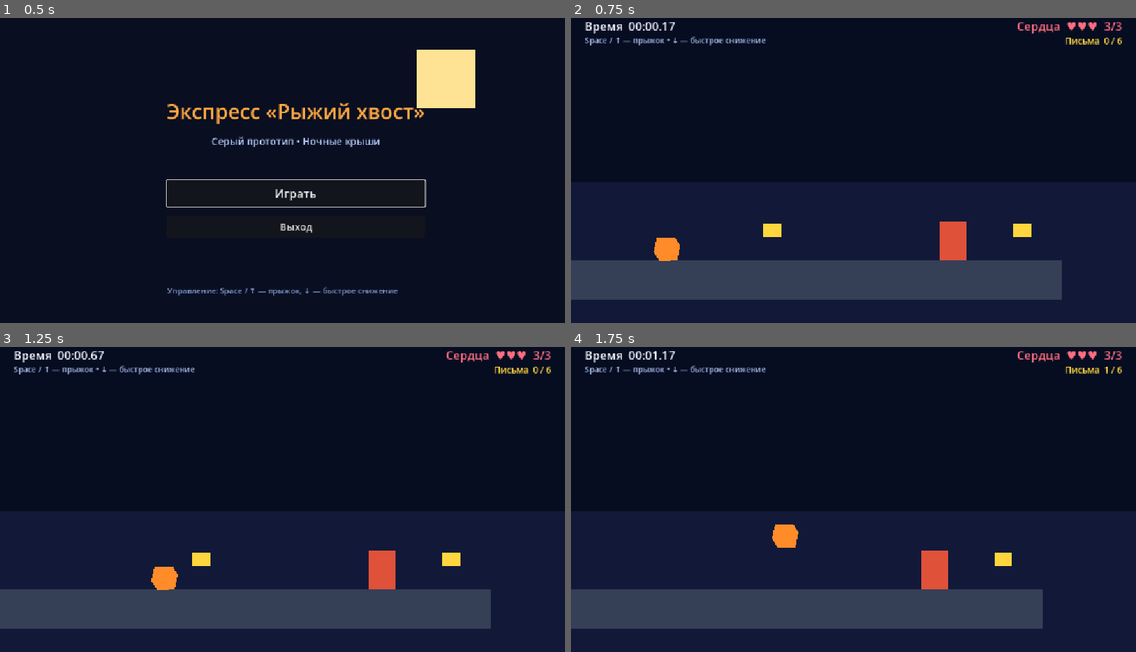
Above: before the commit, frames 1-4 (two rows, left to right).
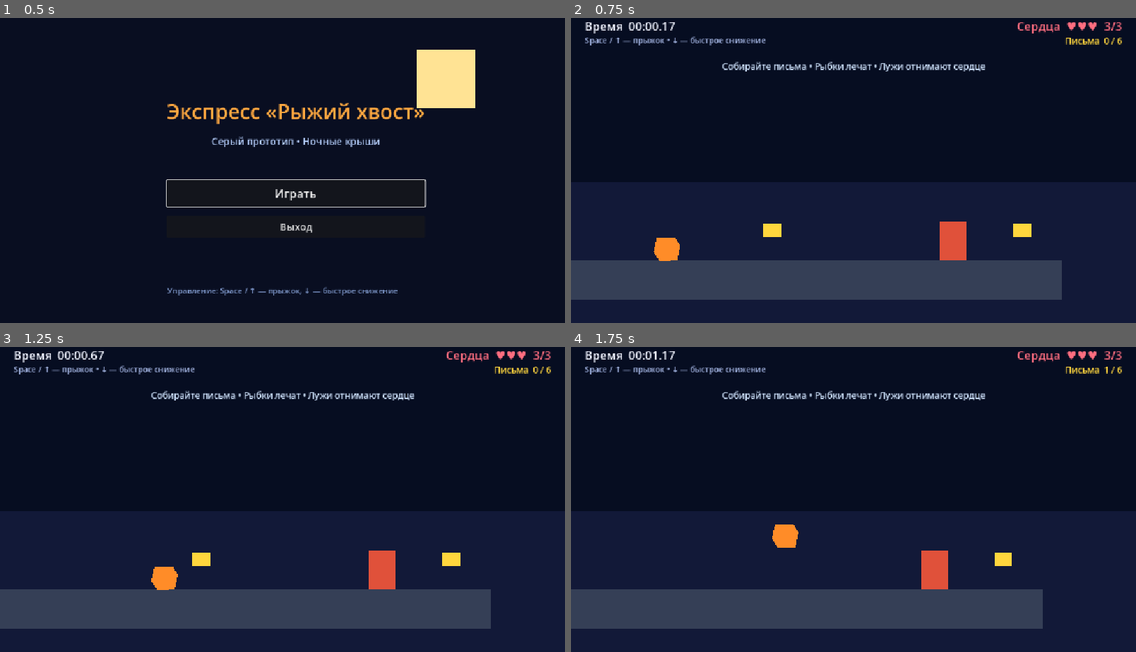
Above: after the commit, the same moments.

Repository: slug85/cat-game
Game: Godot game, scene res://scenes/main_menu.tscn
The game is run twice, just before and just after one commit, with the same random seed, the same clock (stepped at 60 frames per second) and the same inputs.
Inputs:
- Up to frame 1 (0.5 s): no input
- Up to frame 2 (0.75 s): click "Играть" at 0.5 s
- Up to frame 3 (1.25 s): no input
- Up to frame 4 (1.75 s): tap Enter (ui_accept) at 1.25, 1.52 s; hold Up (ui_up) from 1.28 s (still down)

Frame 1 is identical in both runs. In frame 2, 0.7% of the frame differs, in the area x 26-74%, y 14-18%; in frame 3, 0.7%; in frame 4, 0.7%.

Commit message:
Add level hazards and gameplay hint

Diff:
--- a/scenes/level_01.tscn
+++ b/scenes/level_01.tscn
@@ -113,6 +113,26 @@
 polygon = PackedVector2Array(-56, -12, 56, -12, 72, 0, 56, 12, -56, 12, -72, 0)
 
 [node name="CollisionShape2D" type="CollisionShape2D" parent="DamagePuddle" unique_id=1629940487]
+shape = SubResource("PuddleShape")
+
+[node name="DamagePuddle02" type="Area2D" parent="."]
+position = Vector2(2540, 508)
+
+[node name="Visual" type="Polygon2D" parent="DamagePuddle02"]
+color = Color(0.83, 0.16, 0.25, 1)
+polygon = PackedVector2Array(-56, -12, 56, -12, 72, 0, 56, 12, -56, 12, -72, 0)
+
+[node name="CollisionShape2D" type="CollisionShape2D" parent="DamagePuddle02"]
+shape = SubResource("PuddleShape")
+
+[node name="DamagePuddle03" type="Area2D" parent="."]
+position = Vector2(2890, 508)
+
+[node name="Visual" type="Polygon2D" parent="DamagePuddle03"]
+color = Color(0.83, 0.16, 0.25, 1)
+polygon = PackedVector2Array(-56, -12, 56, -12, 72, 0, 56, 12, -56, 12, -72, 0)
+
+[node name="CollisionShape2D" type="CollisionShape2D" parent="DamagePuddle03"]
 shape = SubResource("PuddleShape")
 
 [node name="Letter01" type="Area2D" parent="." unique_id=1696717969]
@@ -271,6 +291,17 @@
 theme_override_font_sizes/font_size = 16
 text = "Space / ↑ — прыжок • ↓ — быстрое снижение"
 
+[node name="HintLabel" type="Label" parent="Interface"]
+unique_name_in_owner = true
+offset_left = 190.0
+offset_top = 110.0
+offset_right = 962.0
+offset_bottom = 150.0
+theme_override_colors/font_color = Color(0.82, 0.9, 1, 1)
+theme_override_font_sizes/font_size = 18
+text = "Собирайте письма • Рыбки лечат • Лужи отнимают сердце"
+horizontal_alignment = 1
+
 [node name="ResultPanel" type="PanelContainer" parent="Interface" unique_id=948698151]
 unique_name_in_owner = true
 offset_left = 376.0
--- a/scripts/level_01.gd
+++ b/scripts/level_01.gd
@@ -6,11 +6,12 @@
 
 @onready var player: RunnerPlayer = $Player
 @onready var finish_zone: Area2D = $FinishZone
-@onready var damage_puddle: Area2D = $DamagePuddle
+@onready var damage_puddles: Array[Area2D] = [$DamagePuddle, $DamagePuddle02, $DamagePuddle03]
 @onready var timer_label: Label = %TimerLabel
 @onready var hearts_label: Label = %HeartsLabel
 @onready var letters_label: Label = %LettersLabel
 @onready var damage_label: Label = %DamageLabel
+@onready var hint_label: Label = %HintLabel
 @onready var result_panel: PanelContainer = %ResultPanel
 @onready var result_title: Label = %ResultTitle
 @onready var result_details: Label = %ResultDetails
@@ -26,7 +27,8 @@
 
 func _ready() -> void:
 	finish_zone.body_entered.connect(_on_finish_zone_body_entered)
-	damage_puddle.body_entered.connect(_on_damage_puddle_body_entered)
+	for puddle: Area2D in damage_puddles:
+		puddle.body_entered.connect(_on_damage_puddle_body_entered.bind(puddle))
 	player.health_changed.connect(_on_player_health_changed)
 	player.defeated.connect(_on_player_defeated)
 	retry_button.pressed.connect(_on_retry_pressed)
@@ -46,6 +48,8 @@
 
 	elapsed_seconds += delta
 	_update_timer_label()
+	if player.global_position.x > 650.0:
+		hint_label.hide()
 	if player.global_position.y > FALL_Y:
 		_end_run(false, "fall")
 
@@ -56,12 +60,12 @@
 		_end_run(true)
 
 
-func _on_damage_puddle_body_entered(body: Node2D) -> void:
+func _on_damage_puddle_body_entered(body: Node2D, puddle: Area2D) -> void:
 	if not is_run_active or body != player:
 		return
 
 	if player.take_damage():
-		DebugLog.event("DAMAGE", "source=puddle hearts=%d/%d x=%.0f" % [player.current_health, player.max_health, player.global_position.x])
+		DebugLog.event("DAMAGE", "source=%s hearts=%d/%d x=%.0f" % [puddle.name, player.current_health, player.max_health, player.global_position.x])
 		_show_damage_feedback()
 
 
Not shown, changed: docs/technical/architecture.md
Not shown, changed: docs/technical/file_map.md
